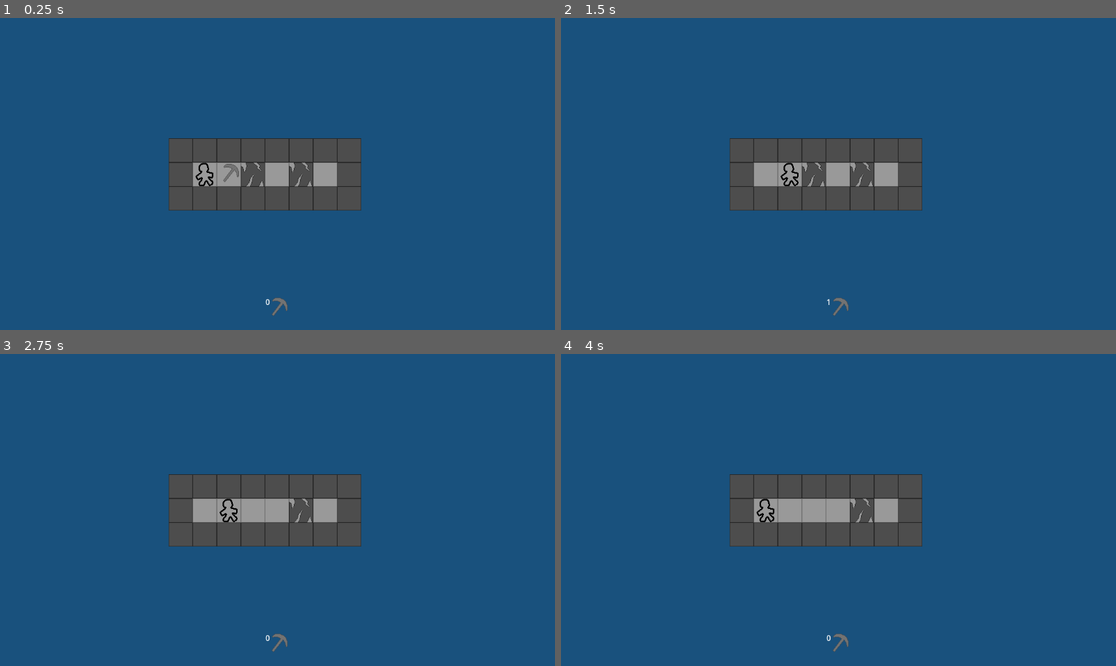
Above: before the commit, frames 1-4 (two rows, left to right).
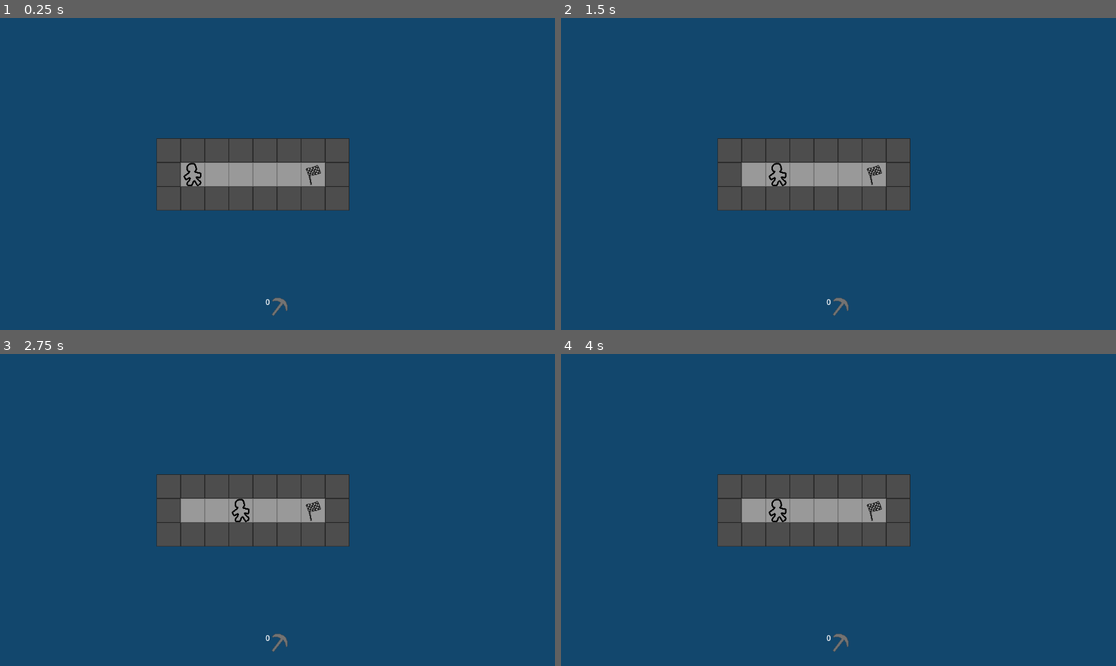
Above: after the commit, the same moments.

Repository: dyllandry/Dwarf-Spelunking
Game: Godot game, scene res://level_1.tscn
Same seed, same stepped clock (60 frames per second), same inputs: the game is played once before the commit and once after it. Before the commit the project starts from res://test.tscn.
Inputs:
- Up to frame 1 (0.25 s): no input
- Up to frame 2 (1.5 s): tap Enter at 0.5 s; hold D (move_right) 0.53-1.28 s; tap Space at 1.25 s; hold S (move_down) from 1.28 s (still down)
- Up to frame 3 (2.75 s): tap Enter at 2 s; release S (move_down) at 2.03 s; hold D (move_right) from 2.03 s (still down)
- Up to frame 4 (4 s): tap Space at 2.75 s; release D (move_right) at 2.78 s; hold W (move_up) 2.78-3.53 s; tap Enter at 3.5 s; hold Left (move_left) from 3.53 s (still down)

The runs differ from the first frame. In frame 1, 2.5% of the frame differs, in the area x 28-66%, y 38-62%; in frame 2, 2.5%, in the area x 28-66%, y 38-92%; in frame 3, 2.2%; in frame 4, 2.2%.

Commit message:
add finish flags and scene loading

Diff:
--- /dev/null
+++ b/finish_flag.gd
@@ -0,0 +1,8 @@
+extends Node2D
+
+
+@export var next_level: PackedScene
+
+
+func _on_static_body_2d_interacted():
+	get_tree().change_scene_to_packed(next_level)
--- /dev/null
+++ b/finish_flag.tscn
@@ -0,0 +1,25 @@
+[gd_scene load_steps=5 format=3 uid="uid://b08ckxfah5wxi"]
+
+[ext_resource type="Texture2D" uid="uid://cydvieegmxpie" path="res://assets/finish_flag.png" id="1_kom2d"]
+[ext_resource type="Script" path="res://finish_flag.gd" id="1_njcg3"]
+[ext_resource type="Script" path="res://interactable.gd" id="3_mspg4"]
+
+[sub_resource type="RectangleShape2D" id="RectangleShape2D_stopa"]
+size = Vector2(50, 50)
+
+[node name="FinishFlag" type="Node2D"]
+script = ExtResource("1_njcg3")
+metadata/_edit_group_ = true
+
+[node name="Sprite2D" type="Sprite2D" parent="."]
+texture = ExtResource("1_kom2d")
+
+[node name="StaticBody2D" type="StaticBody2D" parent="Sprite2D"]
+collision_layer = 2
+collision_mask = 0
+script = ExtResource("3_mspg4")
+
+[node name="CollisionShape2D" type="CollisionShape2D" parent="Sprite2D/StaticBody2D"]
+shape = SubResource("RectangleShape2D_stopa")
+
+[connection signal="interacted" from="Sprite2D/StaticBody2D" to="." method="_on_static_body_2d_interacted"]
--- /dev/null
+++ b/level_1.tscn
@@ -0,0 +1,101 @@
+[gd_scene load_steps=6 format=3 uid="uid://duvvr1ccdgcff"]
+
+[ext_resource type="PackedScene" uid="uid://cmv0do80i5bui" path="res://floor.tscn" id="1_a54fq"]
+[ext_resource type="PackedScene" uid="uid://dts2hsm3oigl2" path="res://wall.tscn" id="2_hfkv1"]
+[ext_resource type="PackedScene" uid="uid://ihtc1an0efy8" path="res://player.tscn" id="3_ecmu1"]
+[ext_resource type="PackedScene" uid="uid://ydsiim5obxlq" path="res://level_2.tscn" id="4_3m0wt"]
+[ext_resource type="PackedScene" uid="uid://b08ckxfah5wxi" path="res://finish_flag.tscn" id="5_dsnka"]
+
+[node name="Level1" type="Node"]
+
+[node name="ColorRect" type="ColorRect" parent="."]
+anchors_preset = 15
+anchor_right = 1.0
+anchor_bottom = 1.0
+grow_horizontal = 2
+grow_vertical = 2
+color = Color(0.0697283, 0.277127, 0.426586, 1)
+metadata/_edit_lock_ = true
+
+[node name="Floors" type="Node" parent="."]
+
+[node name="Floor" parent="Floors" instance=ExtResource("1_a54fq")]
+position = Vector2(400, 325)
+
+[node name="Walls" type="Node" parent="."]
+
+[node name="Wall" parent="Walls" instance=ExtResource("2_hfkv1")]
+position = Vector2(400, 275)
+
+[node name="Wall13" parent="Walls" instance=ExtResource("2_hfkv1")]
+position = Vector2(350, 275)
+
+[node name="Wall14" parent="Walls" instance=ExtResource("2_hfkv1")]
+position = Vector2(350, 325)
+
+[node name="Wall15" parent="Walls" instance=ExtResource("2_hfkv1")]
+position = Vector2(350, 375)
+
+[node name="Wall16" parent="Walls" instance=ExtResource("2_hfkv1")]
+position = Vector2(700, 275)
+
+[node name="Wall17" parent="Walls" instance=ExtResource("2_hfkv1")]
+position = Vector2(700, 325)
+
+[node name="Wall18" parent="Walls" instance=ExtResource("2_hfkv1")]
+position = Vector2(700, 375)
+
+[node name="Wall2" parent="Walls" instance=ExtResource("2_hfkv1")]
+position = Vector2(400, 375)
+
+[node name="Floor2" parent="Walls" instance=ExtResource("1_a54fq")]
+position = Vector2(450, 325)
+
+[node name="Wall3" parent="Walls" instance=ExtResource("2_hfkv1")]
+position = Vector2(450, 275)
+
+[node name="Wall4" parent="Walls" instance=ExtResource("2_hfkv1")]
+position = Vector2(450, 375)
+
+[node name="Floor3" parent="Walls" instance=ExtResource("1_a54fq")]
+position = Vector2(500, 325)
+
+[node name="Wall5" parent="Walls" instance=ExtResource("2_hfkv1")]
+position = Vector2(500, 275)
+
+[node name="Wall6" parent="Walls" instance=ExtResource("2_hfkv1")]
+position = Vector2(500, 375)
+
+[node name="Floor4" parent="Walls" instance=ExtResource("1_a54fq")]
+position = Vector2(550, 325)
+
+[node name="Wall7" parent="Walls" instance=ExtResource("2_hfkv1")]
+position = Vector2(550, 275)
+
+[node name="Wall8" parent="Walls" instance=ExtResource("2_hfkv1")]
+position = Vector2(550, 375)
+
+[node name="Floor5" parent="Walls" instance=ExtResource("1_a54fq")]
+position = Vector2(600, 325)
+
+[node name="Wall9" parent="Walls" instance=ExtResource("2_hfkv1")]
+position = Vector2(600, 275)
+
+[node name="Wall10" parent="Walls" instance=ExtResource("2_hfkv1")]
+position = Vector2(600, 375)
+
+[node name="Floor6" parent="Walls" instance=ExtResource("1_a54fq")]
+position = Vector2(650, 325)
+
+[node name="Wall11" parent="Walls" instance=ExtResource("2_hfkv1")]
+position = Vector2(650, 275)
+
+[node name="Wall12" parent="Walls" instance=ExtResource("2_hfkv1")]
+position = Vector2(650, 375)
+
+[node name="FinishFlag" parent="." instance=ExtResource("5_dsnka")]
+position = Vector2(650, 325)
+next_level = ExtResource("4_3m0wt")
+
+[node name="Player" parent="." instance=ExtResource("3_ecmu1")]
+position = Vector2(400, 325)
--- /dev/null
+++ b/level_2.tscn
@@ -0,0 +1,134 @@
+[gd_scene load_steps=7 format=3 uid="uid://ydsiim5obxlq"]
+
+[ext_resource type="PackedScene" uid="uid://cmv0do80i5bui" path="res://floor.tscn" id="1_dirs6"]
+[ext_resource type="PackedScene" uid="uid://dts2hsm3oigl2" path="res://wall.tscn" id="2_a2q60"]
+[ext_resource type="PackedScene" uid="uid://bbsebv58hlct2" path="res://cracked_wall.tscn" id="3_i4g1x"]
+[ext_resource type="PackedScene" uid="uid://b08ckxfah5wxi" path="res://finish_flag.tscn" id="4_ddi2d"]
+[ext_resource type="PackedScene" uid="uid://oabhyf3j32bb" path="res://pickaxe.tscn" id="4_m66xs"]
+[ext_resource type="PackedScene" uid="uid://ihtc1an0efy8" path="res://player.tscn" id="5_ef484"]
+
+[node name="Level2" type="Node"]
+
+[node name="ColorRect" type="ColorRect" parent="."]
+anchors_preset = 15
+anchor_right = 1.0
+anchor_bottom = 1.0
+grow_horizontal = 2
+grow_vertical = 2
+color = Color(0.0697283, 0.277127, 0.426586, 1)
+metadata/_edit_lock_ = true
+
+[node name="Floors" type="Node" parent="."]
+
+[node name="Floor" parent="Floors" instance=ExtResource("1_dirs6")]
+position = Vector2(350, 325)
+
+[node name="Walls" type="Node" parent="."]
+
+[node name="Wall" parent="Walls" instance=ExtResource("2_a2q60")]
+position = Vector2(350, 275)
+
+[node name="Wall13" parent="Walls" instance=ExtResource("2_a2q60")]
+position = Vector2(300, 275)
+
+[node name="Wall14" parent="Walls" instance=ExtResource("2_a2q60")]
+position = Vector2(300, 325)
+
+[node name="Wall15" parent="Walls" instance=ExtResource("2_a2q60")]
+position = Vector2(300, 375)
+
+[node name="Wall16" parent="Walls" instance=ExtResource("2_a2q60")]
+position = Vector2(750, 275)
+
+[node name="Wall17" parent="Walls" instance=ExtResource("2_a2q60")]
+position = Vector2(750, 325)
+
+[node name="Wall18" parent="Walls" instance=ExtResource("2_a2q60")]
+position = Vector2(750, 375)
+
+[node name="Wall2" parent="Walls" instance=ExtResource("2_a2q60")]
+position = Vector2(350, 375)
+
+[node name="Floor2" parent="Walls" instance=ExtResource("1_dirs6")]
+position = Vector2(400, 325)
+
+[node name="Wall3" parent="Walls" instance=ExtResource("2_a2q60")]
+position = Vector2(400, 275)
+
+[node name="Wall4" parent="Walls" instance=ExtResource("2_a2q60")]
+position = Vector2(400, 375)
+
+[node name="Floor3" parent="Walls" instance=ExtResource("1_dirs6")]
+position = Vector2(450, 325)
+
+[node name="Wall5" parent="Walls" instance=ExtResource("2_a2q60")]
+position = Vector2(450, 275)
+
+[node name="Wall6" parent="Walls" instance=ExtResource("2_a2q60")]
+position = Vector2(450, 375)
+
+[node name="Floor4" parent="Walls" instance=ExtResource("1_dirs6")]
+position = Vector2(600, 325)
+
+[node name="Wall7" parent="Walls" instance=ExtResource("2_a2q60")]
+position = Vector2(600, 275)
+
+[node name="Wall8" parent="Walls" instance=ExtResource("2_a2q60")]
+position = Vector2(600, 375)
+
+[node name="Floor5" parent="Walls" instance=ExtResource("1_dirs6")]
+position = Vector2(650, 325)
+
+[node name="Wall9" parent="Walls" instance=ExtResource("2_a2q60")]
+position = Vector2(650, 275)
+
+[node name="Wall10" parent="Walls" instance=ExtResource("2_a2q60")]
+position = Vector2(650, 375)
+
+[node name="Floor7" parent="Walls" instance=ExtResource("1_dirs6")]
+position = Vector2(500, 325)
+
+[node name="Wall19" parent="Walls" instance=ExtResource("2_a2q60")]
+position = Vector2(450, 225)
+
+[node name="Wall23" parent="Walls" instance=ExtResource("2_a2q60")]
+position = Vector2(500, 225)
+
+[node name="Wall24" parent="Walls" instance=ExtResource("2_a2q60")]
+position = Vector2(550, 225)
+
+[node name="Wall20" parent="Walls" instance=ExtResource("2_a2q60")]
+position = Vector2(500, 375)
+
+[node name="Floor8" parent="Walls" instance=ExtResource("1_dirs6")]
+position = Vector2(550, 325)
+
+[node name="Floor9" parent="Walls" instance=ExtResource("1_dirs6")]
+position = Vector2(500, 275)
+
+[node name="Wall21" parent="Walls" instance=ExtResource("2_a2q60")]
+position = Vector2(550, 275)
+
+[node name="Wall22" parent="Walls" instance=ExtResource("2_a2q60")]
+position = Vector2(550, 375)
+
+[node name="Floor6" parent="Walls" instance=ExtResource("1_dirs6")]
+position = Vector2(700, 325)
+
+[node name="Wall11" parent="Walls" instance=ExtResource("2_a2q60")]
+position = Vector2(700, 275)
+
+[node name="Wall12" parent="Walls" instance=ExtResource("2_a2q60")]
+position = Vector2(700, 375)
+
+[node name="CrackedWall" parent="Walls" instance=ExtResource("3_i4g1x")]
+position = Vector2(600, 325)
+
+[node name="FinishFlag" parent="." instance=ExtResource("4_ddi2d")]
+position = Vector2(700, 325)
+
+[node name="Player" parent="." instance=ExtResource("5_ef484")]
+position = Vector2(350, 325)
+
+[node name="Pickaxe" parent="." instance=ExtResource("4_m66xs")]
+position = Vector2(500, 275)
--- a/project.godot
+++ b/project.godot
@@ -11,7 +11,7 @@
 [application]
 
 config/name="Dwarf Spelunking"
-run/main_scene="res://test.tscn"
+run/main_scene="res://level_1.tscn"
 config/features=PackedStringArray("4.1", "Forward Plus")
 config/icon="res://icon.svg"
 
--- a/test.tscn
+++ /dev/null
@@ -1,106 +0,0 @@
-[gd_scene load_steps=6 format=3 uid="uid://bjnesophnnc77"]
-
-[ext_resource type="PackedScene" uid="uid://ihtc1an0efy8" path="res://player.tscn" id="1_76lpv"]
-[ext_resource type="PackedScene" uid="uid://cmv0do80i5bui" path="res://floor.tscn" id="1_kady7"]
-[ext_resource type="PackedScene" uid="uid://dts2hsm3oigl2" path="res://wall.tscn" id="2_3sctt"]
-[ext_resource type="PackedScene" uid="uid://bbsebv58hlct2" path="res://cracked_wall.tscn" id="3_ii2co"]
-[ext_resource type="PackedScene" uid="uid://oabhyf3j32bb" path="res://pickaxe.tscn" id="5_rnn0s"]
-
-[node name="Test" type="Node"]
-
-[node name="Background" type="ColorRect" parent="."]
-anchors_preset = 15
-anchor_right = 1.0
-anchor_bottom = 1.0
-grow_horizontal = 2
-grow_vertical = 2
-color = Color(0.0980392, 0.317647, 0.490196, 1)
-metadata/_edit_lock_ = true
-
-[node name="Floor" type="Node" parent="."]
-
-[node name="Floor" parent="Floor" instance=ExtResource("1_kady7")]
-position = Vector2(425, 325)
-
-[node name="Floor2" parent="Floor" instance=ExtResource("1_kady7")]
-position = Vector2(475, 325)
-
-[node name="Floor3" parent="Floor" instance=ExtResource("1_kady7")]
-position = Vector2(525, 325)
-
-[node name="Floor4" parent="Floor" instance=ExtResource("1_kady7")]
-position = Vector2(575, 325)
-
-[node name="Floor5" parent="Floor" instance=ExtResource("1_kady7")]
-position = Vector2(625, 325)
-
-[node name="Floor6" parent="Floor" instance=ExtResource("1_kady7")]
-position = Vector2(675, 325)
-
-[node name="Walls" type="Node" parent="."]
-
-[node name="Wall" parent="Walls" instance=ExtResource("2_3sctt")]
-position = Vector2(375, 325)
-
-[node name="Wall6" parent="Walls" instance=ExtResource("2_3sctt")]
-position = Vector2(425, 375)
-
-[node name="Wall27" parent="Walls" instance=ExtResource("2_3sctt")]
-position = Vector2(375, 375)
-
-[node name="Wall38" parent="Walls" instance=ExtResource("2_3sctt")]
-position = Vector2(725, 375)
-
-[node name="Wall28" parent="Walls" instance=ExtResource("2_3sctt")]
-position = Vector2(475, 375)
-
-[node name="Wall32" parent="Walls" instance=ExtResource("2_3sctt")]
-position = Vector2(525, 375)
-
-[node name="Wall33" parent="Walls" instance=ExtResource("2_3sctt")]
-position = Vector2(575, 375)
-
-[node name="Wall34" parent="Walls" instance=ExtResource("2_3sctt")]
-position = Vector2(625, 375)
-
-[node name="Wall35" parent="Walls" instance=ExtResource("2_3sctt")]
-position = Vector2(675, 375)
-
-[node name="Wall7" parent="Walls" instance=ExtResource("2_3sctt")]
-position = Vector2(425, 275)
-
-[node name="Wall29" parent="Walls" instance=ExtResource("2_3sctt")]
-position = Vector2(375, 275)
-
-[node name="Wall39" parent="Walls" instance=ExtResource("2_3sctt")]
-position = Vector2(725, 275)
-
-[node name="Wall30" parent="Walls" instance=ExtResource("2_3sctt")]
-position = Vector2(475, 275)
-
-[node name="Wall36" parent="Walls" instance=ExtResource("2_3sctt")]
-position = Vector2(525, 275)
-
-[node name="Wall37" parent="Walls" instance=ExtResource("2_3sctt")]
-position = Vector2(575, 275)
-
-[node name="Wall40" parent="Walls" instance=ExtResource("2_3sctt")]
-position = Vector2(625, 275)
-
-[node name="Wall41" parent="Walls" instance=ExtResource("2_3sctt")]
-position = Vector2(675, 275)
-
-[node name="Wall13" parent="Walls" instance=ExtResource("2_3sctt")]
-position = Vector2(725, 325)
-
-[node name="CrackedWall" parent="Walls" instance=ExtResource("3_ii2co")]
-position = Vector2(525, 325)
-
-[node name="CrackedWall2" parent="Walls" instance=ExtResource("3_ii2co")]
-position = Vector2(625, 325)
-
-[node name="Player" parent="." instance=ExtResource("1_76lpv")]
-position = Vector2(425, 325)
-
-[node name="Pickaxe2" parent="." instance=ExtResource("5_rnn0s")]
-position = Vector2(475, 325)
Binary file added: assets/finish_flag.png
Not shown, added: assets/finish_flag.png.import
Binary file added: assets/src/finish_flag.aseprite
